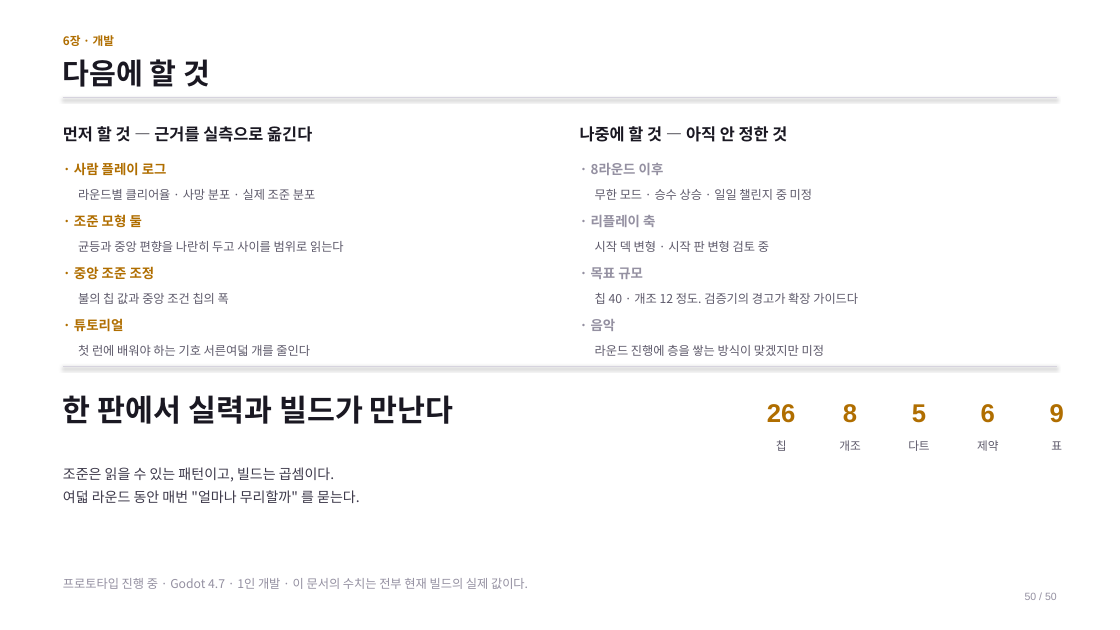
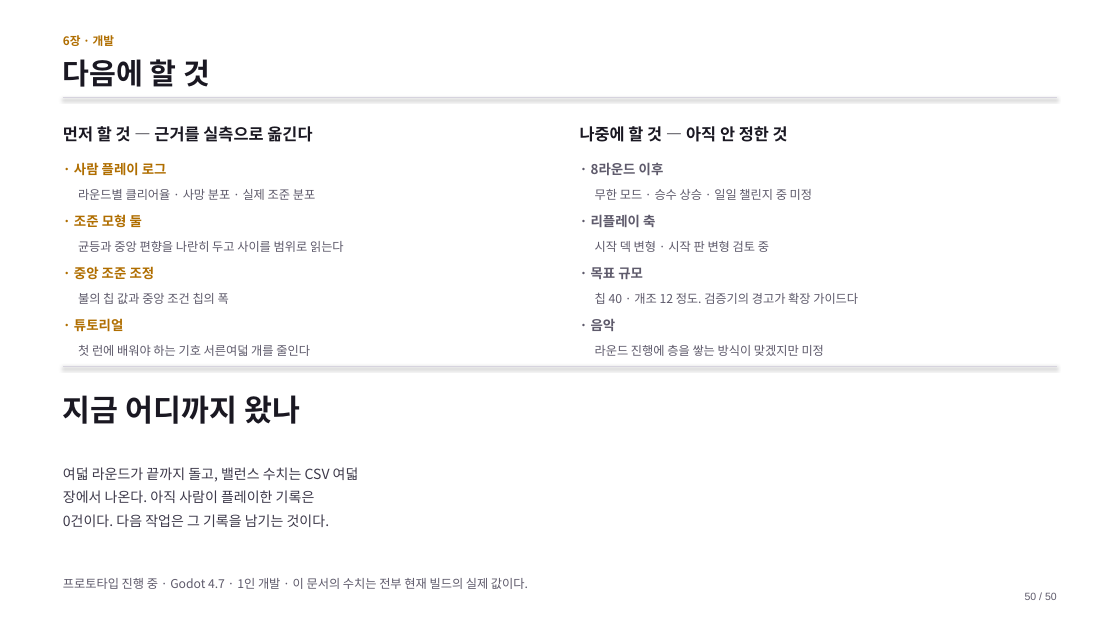
Before and after one commit to GGbong69/test-03, a slide deck: slide 50 of docs/기획서.pptx. Drawn at 1120x630 pixels with LibreOffice and Linux fonts; fonts in the diff are those of the drawing. Boxes give left, top, right and bottom in pixels: in the first picture for what was removed or moved away, otherwise in the second. Text is boxed around its words. In the diff, an @@ line names an element or a change of style, - is before the commit and + after.

```diff
--- a/docs/기획서.pptx
+++ b/docs/기획서.pptx
@@ text at [63,395,300,424]: text changed @@
-한 판에서 실력과 빌드가 만난다
+지금 어디까지 왔나
@@ text removed at [767,404,795,423] @@
-26
@@ text removed at [843,404,857,423] @@
-8
@@ text removed at [912,404,926,423] @@
-5
@@ text removed at [981,404,995,423] @@
-6
@@ text removed at [1050,404,1064,423] @@
-9
@@ text removed at [776,440,787,451] @@
-칩
@@ text removed at [839,440,860,451] @@
-개조
@@ text removed at [908,440,929,451] @@
-다트
@@ text removed at [977,440,998,451] @@
-제약
@@ text removed at [1051,441,1062,450] @@
-표
@@ text at [63,467,359,527]: text changed @@
-조준은 읽을 수 있는 패턴이고, 빌드는 곱셈이다.
-여덟 라운드 동안 매번 "얼마나 무리할까" 를 묻는다.
+여덟 라운드가 끝까지 돌고, 밸런스 수치는 CSV 여덟
+장에서 나온다. 아직 사람이 플레이한 기록은
+0건이다. 다음 작업은 그 기록을 남기는 것이다.
@@ text colour #9490A1 to #5E5A6B in 6 elements at [591,162,664,175], [591,214,655,227], [591,267,643,279], [591,319,616,331], [63,578,528,589], [1025,593,1057,600] @@
```
Also in this commit, not shown: 49 other slides changed.
